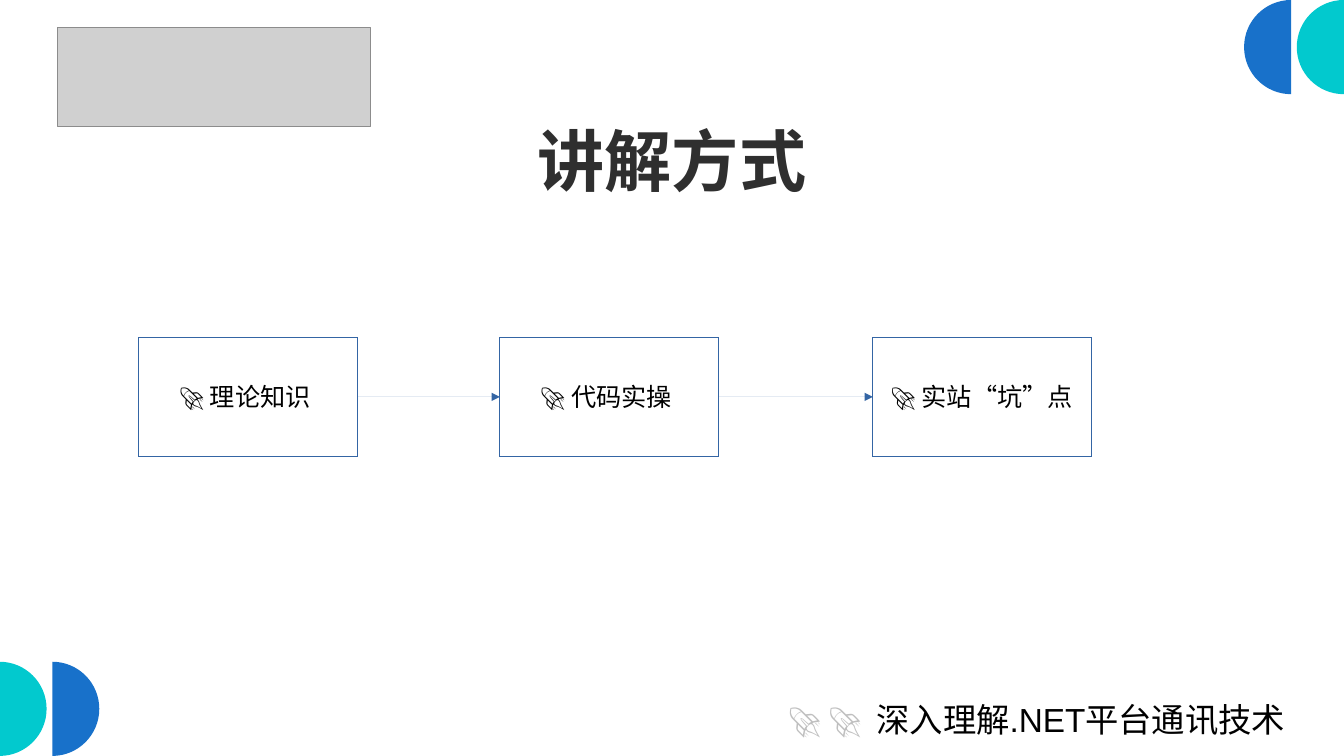
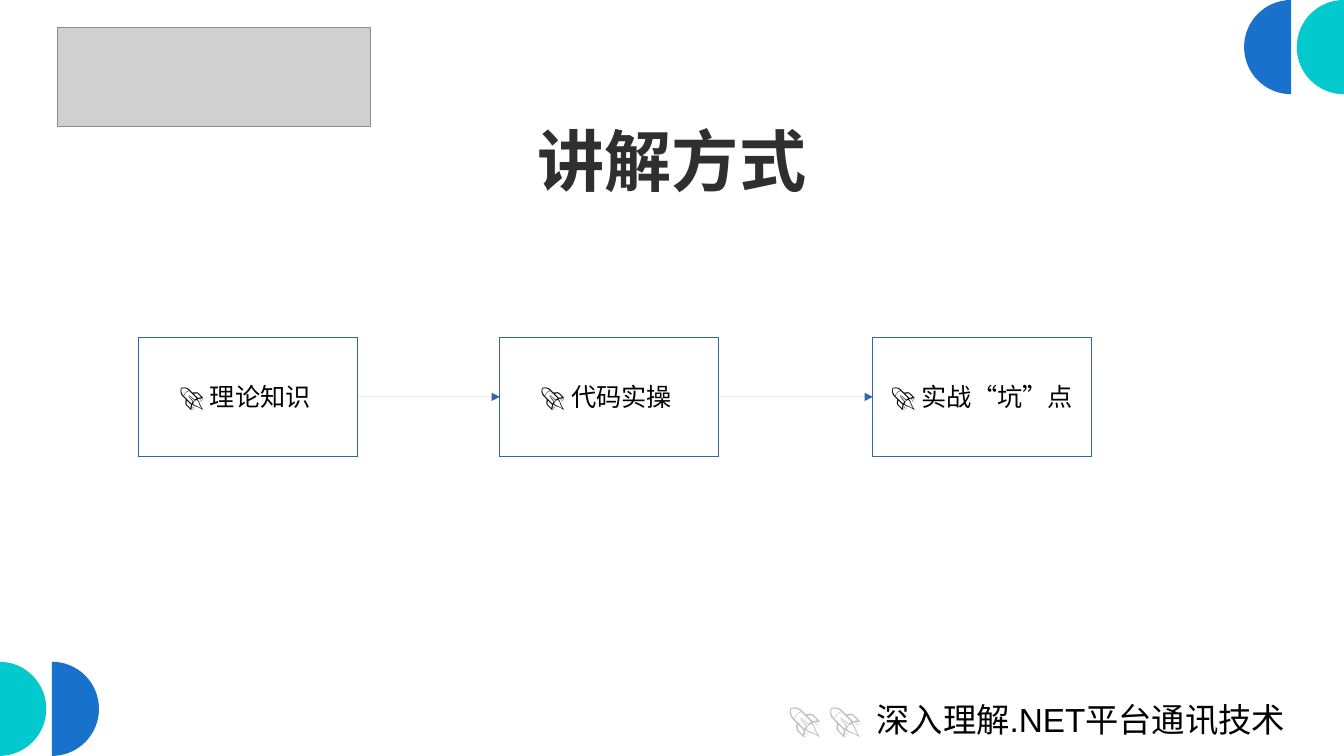
Before and after one commit to scottfly189/dotnet_net_course, a slide deck: slide 8 of src/课程大纲.odp. Drawn at 1344x756 pixels with LibreOffice and Linux fonts; fonts in the diff are those of the drawing; grey boxes stand for pictures. Boxes give left, top, right and bottom in pixels: in the first picture for what was removed or moved away, otherwise in the second. Text is boxed around its words. In the diff, an @@ line names an element or a change of style, - is before the commit and + after.

```diff
--- a/src/课程大纲.odp
+++ b/src/课程大纲.odp
@@ text in rectangle at (922, 384, 1073, 408): text changed @@
-🚀 实站“坑”点
+🚀 实战“坑”点
```
Also in this commit, not shown: 10 other slides changed, 5 other files.
